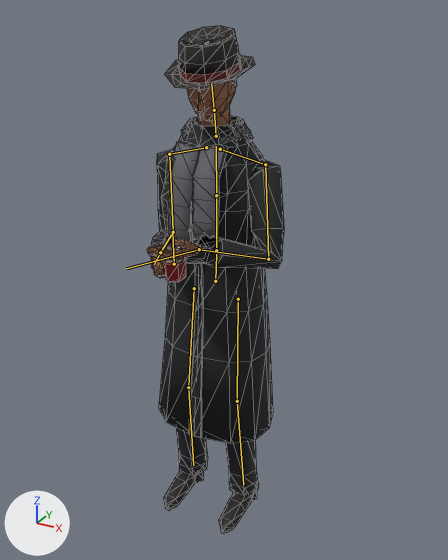
The glTF model site/public/models/people_band_sax.lite.glb, before and after one commit.
Camera for both pictures: a 50 mm lens placed at (0.99, -1.735, 1.827), pointed at (0.079, -0.078, 0.998). Every picture has the same lights, and +X, +Y and +Z are marked at lower left. The older version comes first. Both versions are drawn at frame 102 of the action 'chat'; the numbers are the values there. The bones that change, and the others that lie on the model, are drawn over the model as lines. Mesh edges are drawn as thin lines.

Objects in the first picture: 'body', 'mug'.
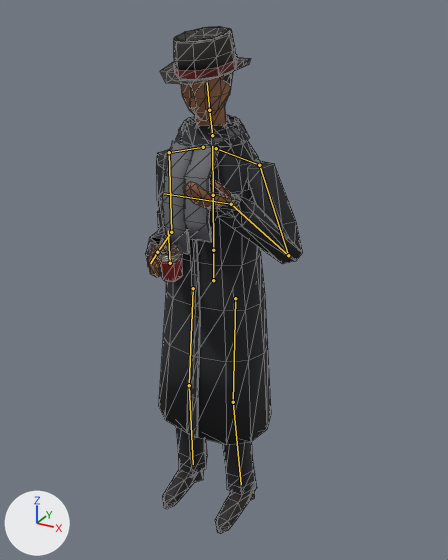
Location of each change, [x1, y1, x2, y2] in pixels of the pictures (448 x 560 px):
'body', posed (15% wider): before [147, 26, 284, 534]; after [145, 26, 303, 534]
'mug', posed: before [151, 245, 186, 282]; after [147, 244, 183, 281]
bone 'hips', root to tip: before (215, 281) to (216, 254); after (213, 280) to (213, 253)
bone 'spine', root to tip: before (216, 250) to (216, 195); after (213, 250) to (213, 195)
bone 'chest', root to tip: before (216, 195) to (216, 146); after (213, 195) to (212, 146)
bone 'head', root to tip: before (214, 110) to (211, 83); after (209, 110) to (207, 82)
bone 'upperarm.L', root to tip: before (265, 164) to (268, 259); after (259, 165) to (288, 255)
bone 'forearm.L', root to tip: before (268, 259) to (199, 249); after (288, 255) to (231, 204)
bone 'hand.L', root to tip: before (199, 249) to (126, 268); after (231, 204) to (164, 193)
bone 'upperarm.R', root to tip: before (169, 154) to (173, 232); after (169, 152) to (171, 232)
bone 'forearm.R', root to tip: before (173, 232) to (160, 252); after (171, 232) to (157, 252)
bone 'thigh.L', root to tip: before (238, 299) to (237, 401); after (235, 298) to (233, 402)
bone 'shin.L', root to tip: before (237, 401) to (243, 484); after (233, 402) to (241, 484)
bone 'thigh.R', root to tip: before (194, 288) to (188, 387); after (193, 288) to (189, 385)
bone 'shin.R', root to tip: before (188, 387) to (193, 465); after (189, 385) to (193, 464)

Edits to the bpy script that builds the scene:
```text
Change bone_hips:
    where bone_hips = bpy.data.objects['people_band_sax'].pose.bones['hips']
    bone_hips.location: (0.004, -0.006, 0.0) -> (-0.005, -0.006, 0.0)
    bone_hips.rotation_quaternion: (1.0, 0.0, 0.006, -0.004) -> (1.0, 0.0, -0.009, 0.007)  # degrees (0, 1, -1) -> degrees (0, -1, 1)
Change bone_spine:
    where bone_spine = bpy.data.objects['people_band_sax'].pose.bones['spine']  # child of 'hips'
    bone_spine.rotation_quaternion: (1.0, 0.012, -0.004, 0.004) -> (1.0, 0.012, 0.005, -0.005)  # degrees (1, -1, 0) -> degrees (1, 1, -1)
Change bone_chest:
    where bone_chest = bpy.data.objects['people_band_sax'].pose.bones['chest']  # child of 'spine'
    bone_chest.rotation_quaternion: (1.0, 0.015, 0.019, 0.001) -> (1.0, 0.016, -0.023, -0.001)  # degrees (2, 2, 0) -> degrees (2, -3, 0)
Change bone_head:
    where bone_head = bpy.data.objects['people_band_sax'].pose.bones['head']  # child of 'neck'
    bone_head.rotation_quaternion: (0.999, 0.044, 0.023, -0.01) -> (1.0, 0.014, 0.004, -0.008)  # degrees (5, 3, -1) -> degrees (2, 1, -1)
Change bone_upperarm_l:
    where bone_upperarm_l = bpy.data.objects['people_band_sax'].pose.bones['upperarm.L']  # child of 'shoulder.L'
    bone_upperarm_l.rotation_quaternion: (0.966, 0.232, 0.079, 0.078) -> (0.96, 0.187, -0.09, 0.186)  # degrees (28, 7, 11) -> degrees (20, -14, 19)
Change bone_forearm_l:
    where bone_forearm_l = bpy.data.objects['people_band_sax'].pose.bones['forearm.L']  # child of 'upperarm.L'
    bone_forearm_l.rotation_quaternion: (0.739, 0.643, 0.0, -0.201) -> (0.479, 0.838, 0.0, -0.262)  # degrees (80, 15, -18) -> degrees (117, 26, -16)
Change bone_hand_l:
    where bone_hand_l = bpy.data.objects['people_band_sax'].pose.bones['hand.L']  # child of 'forearm.L'
    bone_hand_l.rotation_quaternion: (0.818, -0.008, -0.535, 0.209) -> (0.756, -0.112, -0.574, 0.294)  # degrees (-29, -61, 46) -> degrees (-58, -53, 74)
Change bone_upperarm_r:
    where bone_upperarm_r = bpy.data.objects['people_band_sax'].pose.bones['upperarm.R']  # child of 'shoulder.R'
    bone_upperarm_r.rotation_quaternion: (0.999, -0.015, -0.042, 0.02) -> (0.997, 0.011, -0.075, 0.021)  # degrees (-2, -5, 2) -> degrees (1, -9, 2)
Change bone_forearm_r:
    where bone_forearm_r = bpy.data.objects['people_band_sax'].pose.bones['forearm.R']  # child of 'upperarm.R'
    bone_forearm_r.rotation_quaternion: (0.696, 0.685, 0.0, 0.214) -> (0.71, 0.672, 0.0, 0.21)  # degrees (86, -17, 18) -> degrees (84, -16, 18)
Change bone_thigh_l:
    where bone_thigh_l = bpy.data.objects['people_band_sax'].pose.bones['thigh.L']  # child of 'hips'
    bone_thigh_l.rotation_quaternion: (-1.0, -0.018, 0.02, -0.016) -> (-0.999, -0.032, 0.02, -0.004)  # degrees (2, -2, 2) -> degrees (4, -2, 0)
Change bone_shin_l:
    where bone_shin_l = bpy.data.objects['people_band_sax'].pose.bones['shin.L']  # child of 'thigh.L'
    bone_shin_l.rotation_quaternion: (1.0, -0.029, 0.001, 0.0) -> (0.999, -0.053, 0.001, 0.0)  # degrees (-3, 0, 0) -> degrees (-6, 0, 0)
Change bone_thigh_r:
    where bone_thigh_r = bpy.data.objects['people_band_sax'].pose.bones['thigh.R']  # child of 'hips'
    bone_thigh_r.rotation_quaternion: (0.999, 0.029, 0.02, -0.006) -> (1.0, 0.015, 0.019, -0.018)  # degrees (3, 2, -1) -> degrees (2, 2, -2)
Change bone_shin_r:
    where bone_shin_r = bpy.data.objects['people_band_sax'].pose.bones['shin.R']  # child of 'thigh.R'
    bone_shin_r.rotation_quaternion: (0.999, -0.051, -0.001, 0.0) -> (1.0, -0.027, -0.001, 0.0)  # degrees (-6, 0, 0) -> degrees (-3, 0, 0)
```
